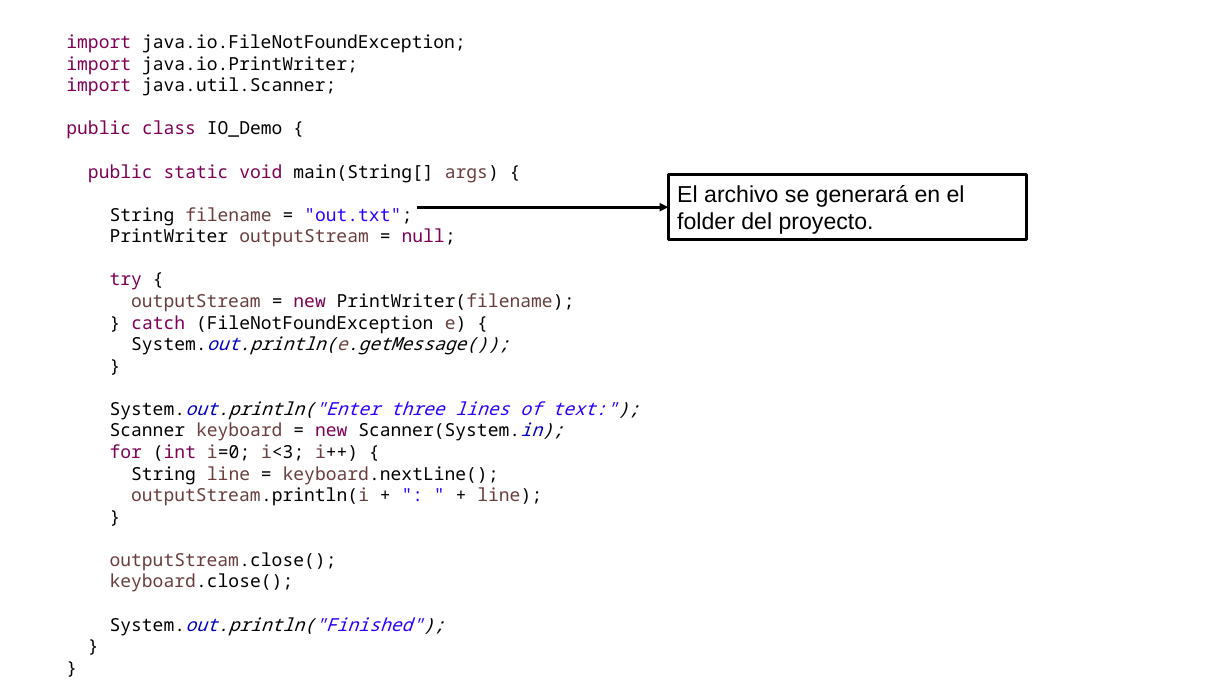
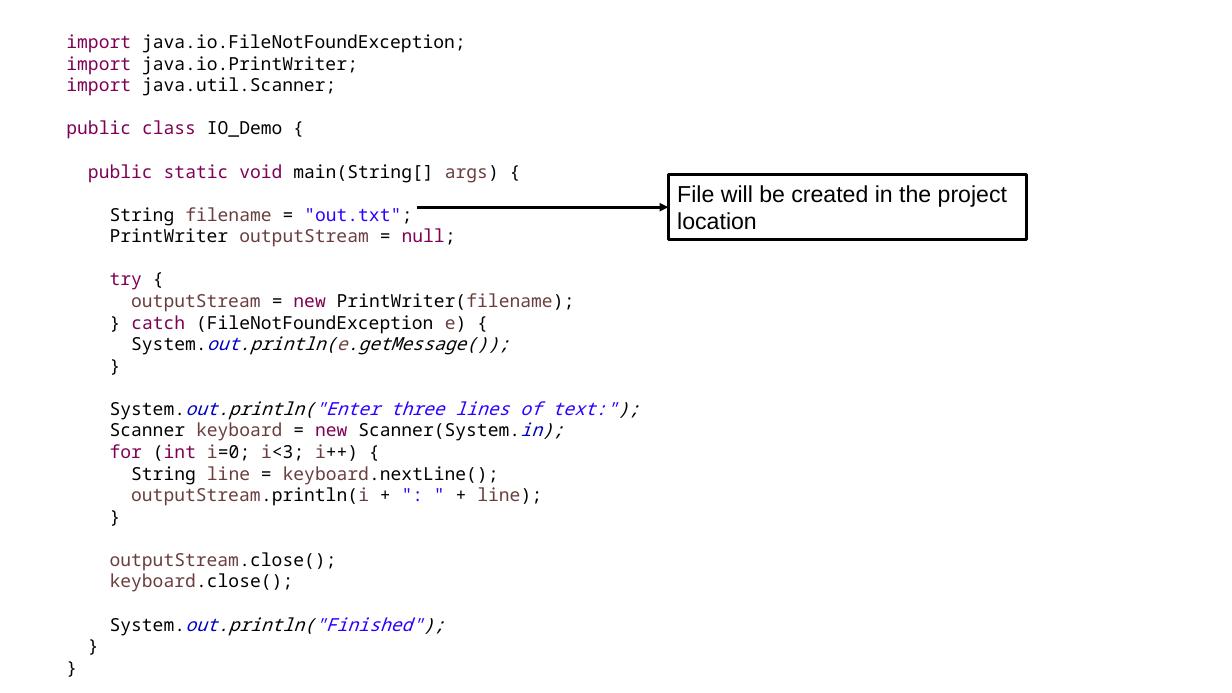
Before and after one commit to OMardil/CS2_2024_EN, a slide deck: slide 7 of M09_Files/01 Presentacion/M09_PPT_Working_with_Files.pptx (slide 18 before the commit). Drawn at 1232x693 pixels with LibreOffice and Linux fonts; fonts in the diff are those of the drawing. Boxes give left, top, right and bottom in pixels: in the first picture for what was removed or moved away, otherwise in the second. Text is boxed around its words. In the diff, an @@ line names an element or a change of style, - is before the commit and + after.

```diff
--- a/M09_Files/01 Presentacion/M09_PPT_Working_with_Files.pptx
+++ b/M09_Files/01 Presentacion/M09_PPT_Working_with_Files.pptx
@@ text in rectangle at (677, 185, 1007, 230): text changed @@
-El archivo se generará en el folder del proyecto.
+File will be created in the project location
```
Also in this commit, not shown: 2 other slides changed, 1 slide added, 22 slides removed, 16 other files.
